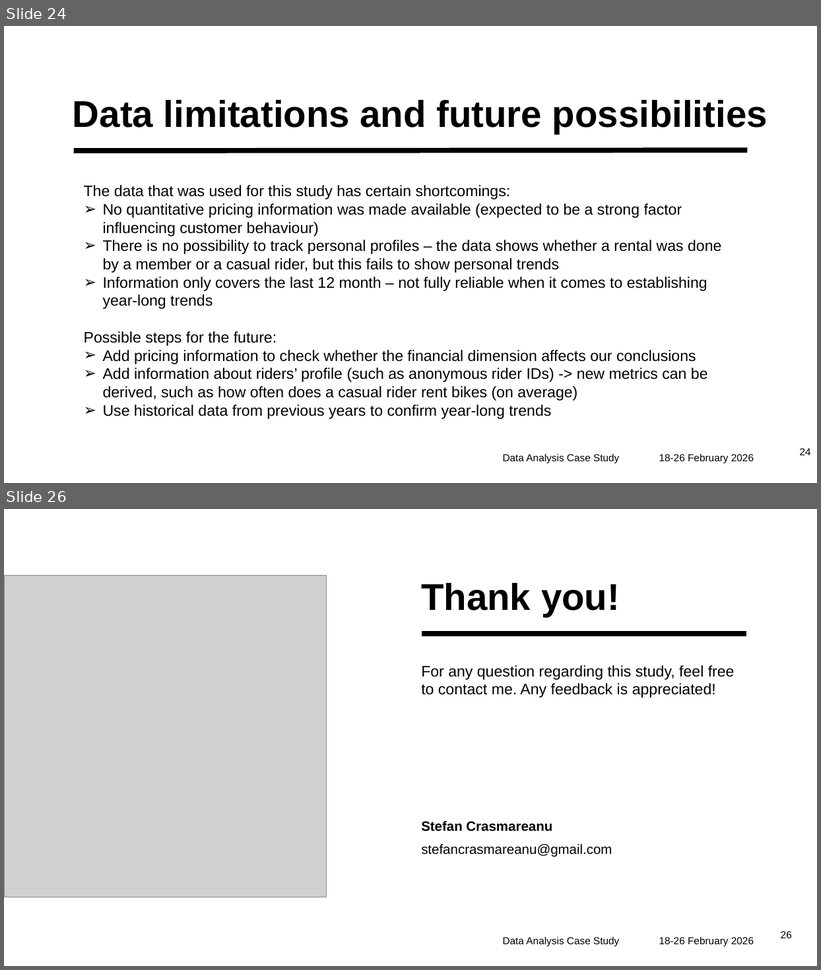
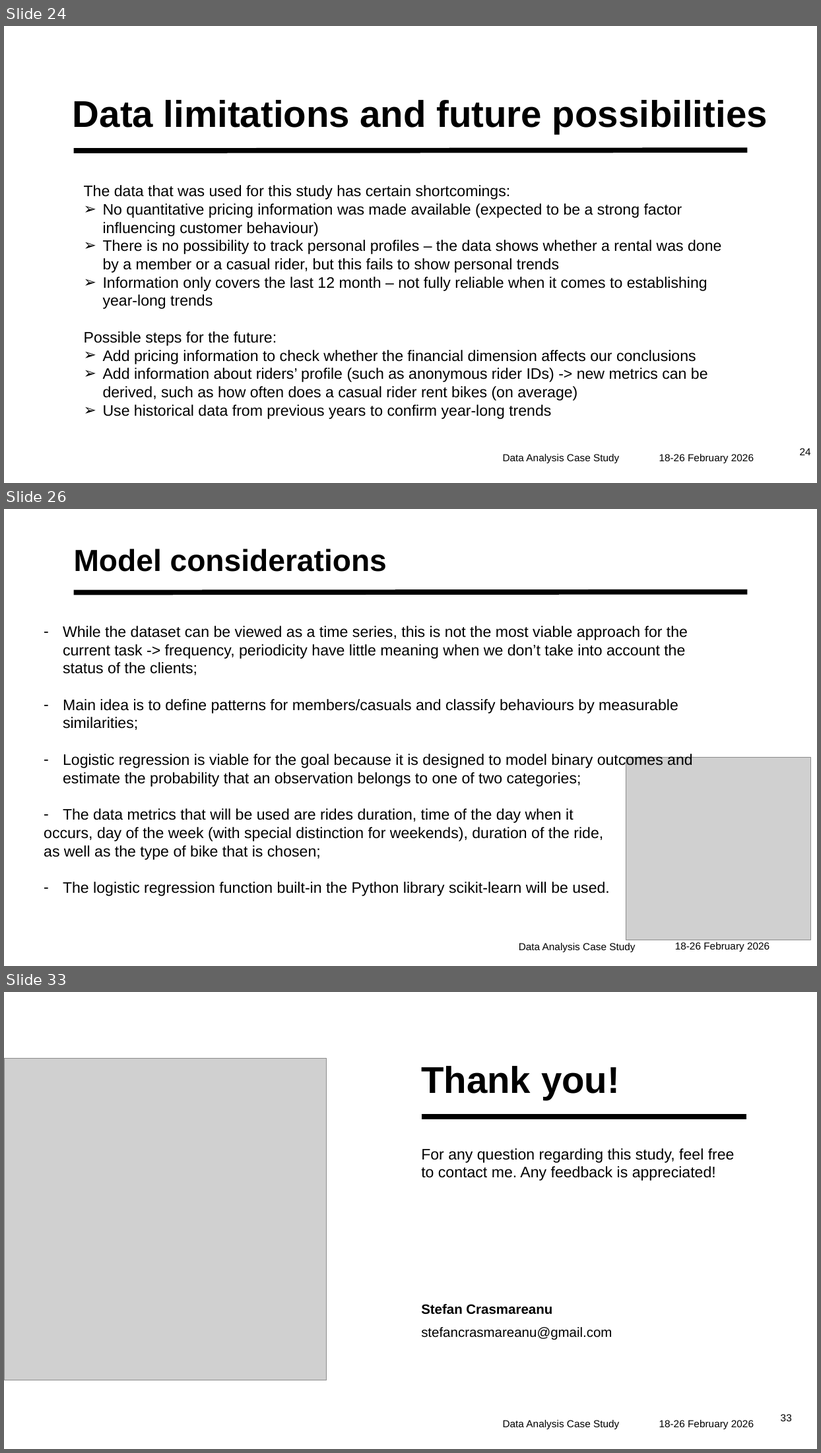
Before and after one commit to stefancrasmareanu-a11y/Case_study_bike_sharing_company, a slide deck: CaseStudy_Data_analysis_for_bike_sharing_company.pptx. Shown one above the other, each under a label of ours: slides 24 and 26 before the commit, slides 24, 26 and 33 after it; the slides between them are not shown. The pictures are 821x970 and 821x1453 pixels, drawn with LibreOffice and Linux fonts; fonts in the diff are those of the drawing; grey boxes stand for pictures. Boxes give left, top, right and bottom in pixels: in the first picture for what was removed or moved away, otherwise in the second. Text is boxed around its words. In the diff, an @@ line names an element or a change of style, - is before the commit and + after.

```diff
--- a/CaseStudy_Data_analysis_for_bike_sharing_company.pptx
+++ b/CaseStudy_Data_analysis_for_bike_sharing_company.pptx
@@ slide 26 added at bbox=[4, 509, 817, 966], background #FFFFFF @@
@@ title added at bbox=[74, 549, 387, 572], 36 pt, text #000000, bold @@
+Model considerations
@@ line added from (73, 593) to (748, 592), #000000 6 pt @@
@@ text added at bbox=[44, 626, 693, 896], 18 pt, text #000000 @@
+– While the dataset can be viewed as a time series, this is not the most viable approach for the current task -> frequency, periodicity have little meaning when we don’t take into account the status of the clients;
+– Main idea is to define patterns for members/casuals and classify behaviours by measurable similarities;
+– Logistic regression is viable for the goal because it is designed to model binary outcomes and estimate the probability that an observation belongs to one of two categories;
+– The data metrics that will be used are rides duration, time of the day when it
+occurs, day of the week (with special distinction for weekends), duration of the ride,
+as well as the type of bike that is chosen;
+– The logistic regression function built-in the Python library scikit-learn will be used.
@@ picture added at bbox=[626, 758, 811, 941] @@
@@ text added at bbox=[519, 943, 635, 953], 12 pt, text #000000 @@
+Data Analysis Case Study
@@ text added at bbox=[675, 943, 770, 953], 12 pt, text #000000 @@
+18-26 February 2026
@@ what was slide 26 is now slide 33 @@
@@ page number at bbox=[781, 1414, 792, 1422]: text changed @@
-26
+33
```
Also in this commit, not shown: 2 slides changed, 6 other slides added.
